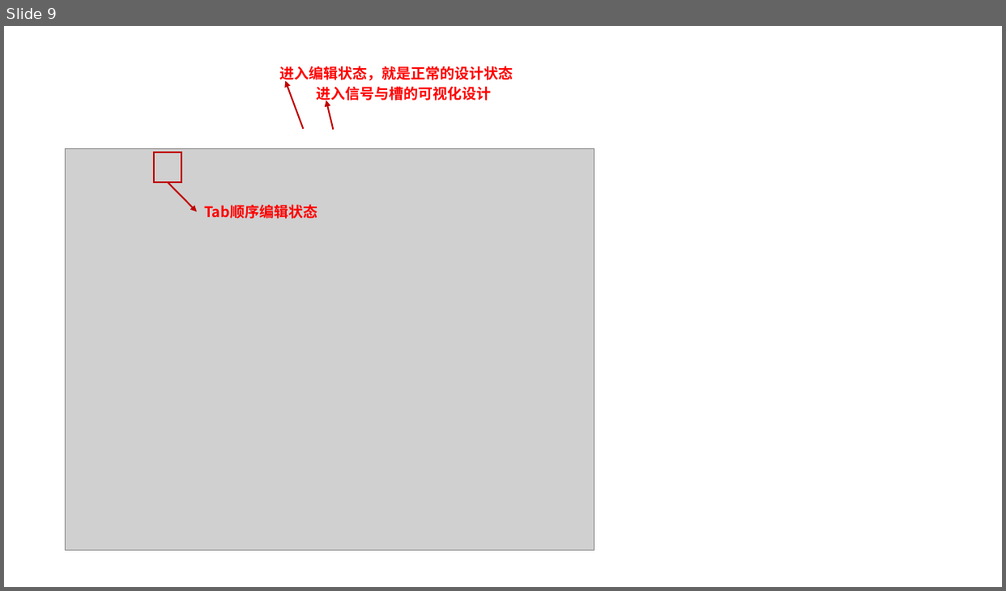
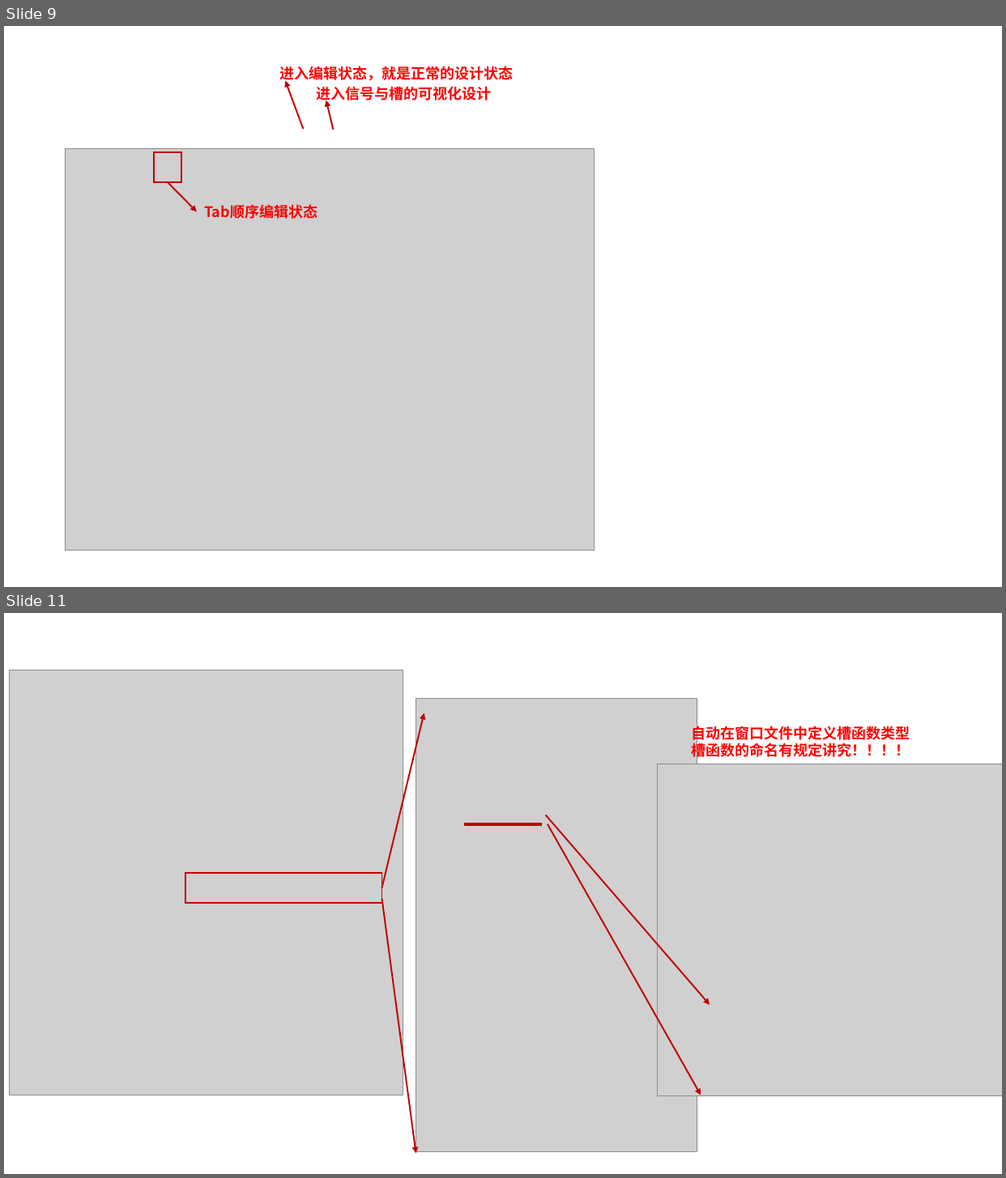
Before and after one commit to LQF376/QtmyLearn, a slide deck: pic.pptx. Shown one above the other, each under a label of ours: slide 9 before the commit, slides 9 and 11 after it; the slides between them are not shown. The pictures are 1006x591 and 1006x1178 pixels, drawn with LibreOffice and Linux fonts; fonts in the diff are those of the drawing; grey boxes stand for pictures. Boxes give left, top, right and bottom in pixels: in the first picture for what was removed or moved away, otherwise in the second. Text is boxed around its words. In the diff, an @@ line names an element or a change of style, - is before the commit and + after.

```diff
--- a/pic.pptx
+++ b/pic.pptx
@@ slide 11 added at (x1=4, y1=613, x2=1002, y2=1174), background #FFFFFF @@
@@ picture added at (x1=9, y1=670, x2=403, y2=1095) @@
@@ picture added at (x1=415, y1=698, x2=697, y2=1152) @@
@@ arrow added from (382, 888) to (424, 713), #C00000 1.5 pt @@
@@ text added at (x1=692, y1=723, x2=910, y2=760), 14 pt, text #FF0000, bold @@
+自动在窗口文件中定义槽函数类型
+槽函数的命名有规定讲究！！！！
@@ picture added at (x1=658, y1=764, x2=1002, y2=1096) @@
@@ line added from (464, 824) to (542, 824), #C00000 3 pt @@
@@ arrow added from (546, 815) to (710, 1005), #C00000 1.5 pt @@
@@ arrow added from (548, 824) to (701, 1095), #C00000 1.5 pt @@
@@ rectangle added at (x1=185, y1=873, x2=382, y2=904), outline #C00000 1.5 pt @@
@@ arrow added from (382, 899) to (415, 1153), #C00000 1.5 pt @@
```
Also in this commit, not shown: 4 other slides added, 15 other files.
